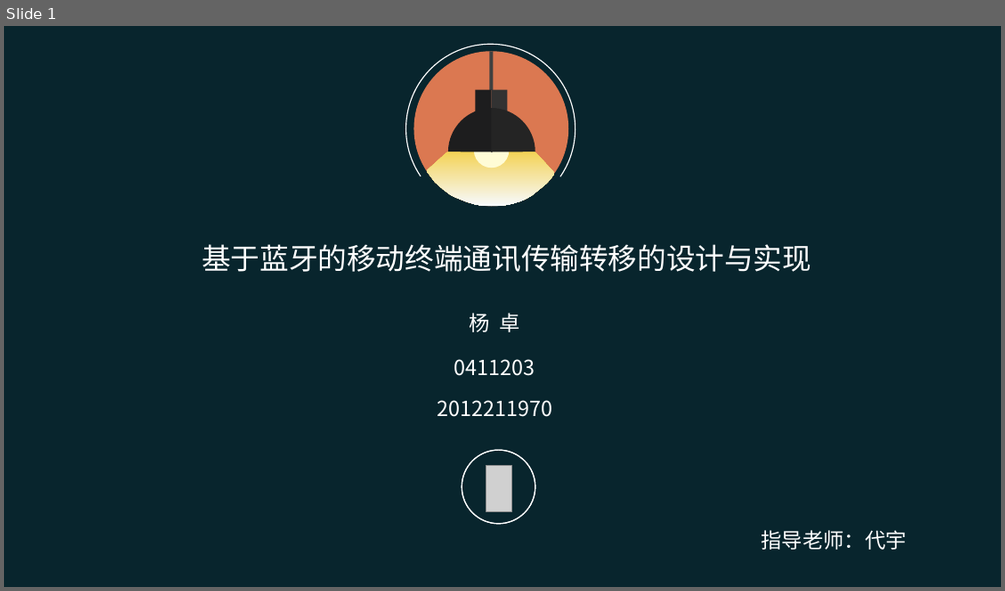
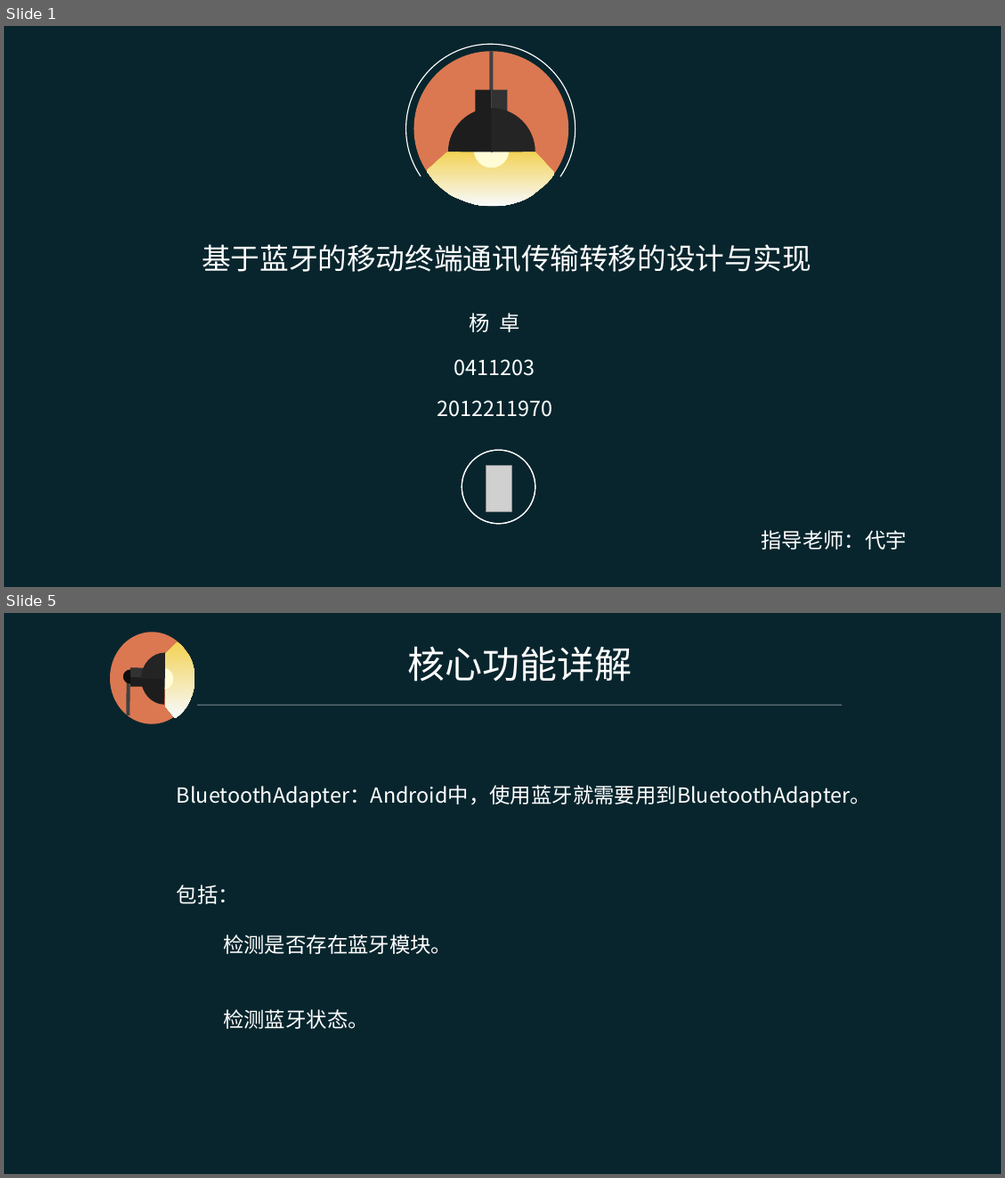
Before and after one commit to YoungDroid/BluetoothTranslation, a slide deck: 1-49.ppt. Shown one above the other, each under a label of ours: slide 1 before the commit, slides 1 and 5 after it; the slides between them are not shown. The pictures are 1005x591 and 1005x1178 pixels, drawn with LibreOffice and Linux fonts; fonts in the diff are those of the drawing; grey boxes stand for pictures. Boxes give left, top, right and bottom in pixels: in the first picture for what was removed or moved away, otherwise in the second. Text is boxed around its words. In the diff, an @@ line names an element or a change of style, - is before the commit and + after.

```diff
--- a/1-49.ppt
+++ b/1-49.ppt
@@ slide 5 added at (4,613,1001,1174), background #08252D @@
@@ group added at (109,632,841,724): 5 freeform shapes, 2 lines, 2 rectangles, 1 text, 1 ellipse @@
+核心功能详解
@@ text added at (177,785,871,1029), 20 pt, text #FFFFFF @@
+BluetoothAdapter：Android中，使用蓝牙就需要用到BluetoothAdapter。
+包括：
+检测是否存在蓝牙模块。
+检测蓝牙状态。
```
Also in this commit, not shown: 3 slides changed, 6 other slides added, 2 slides removed.
